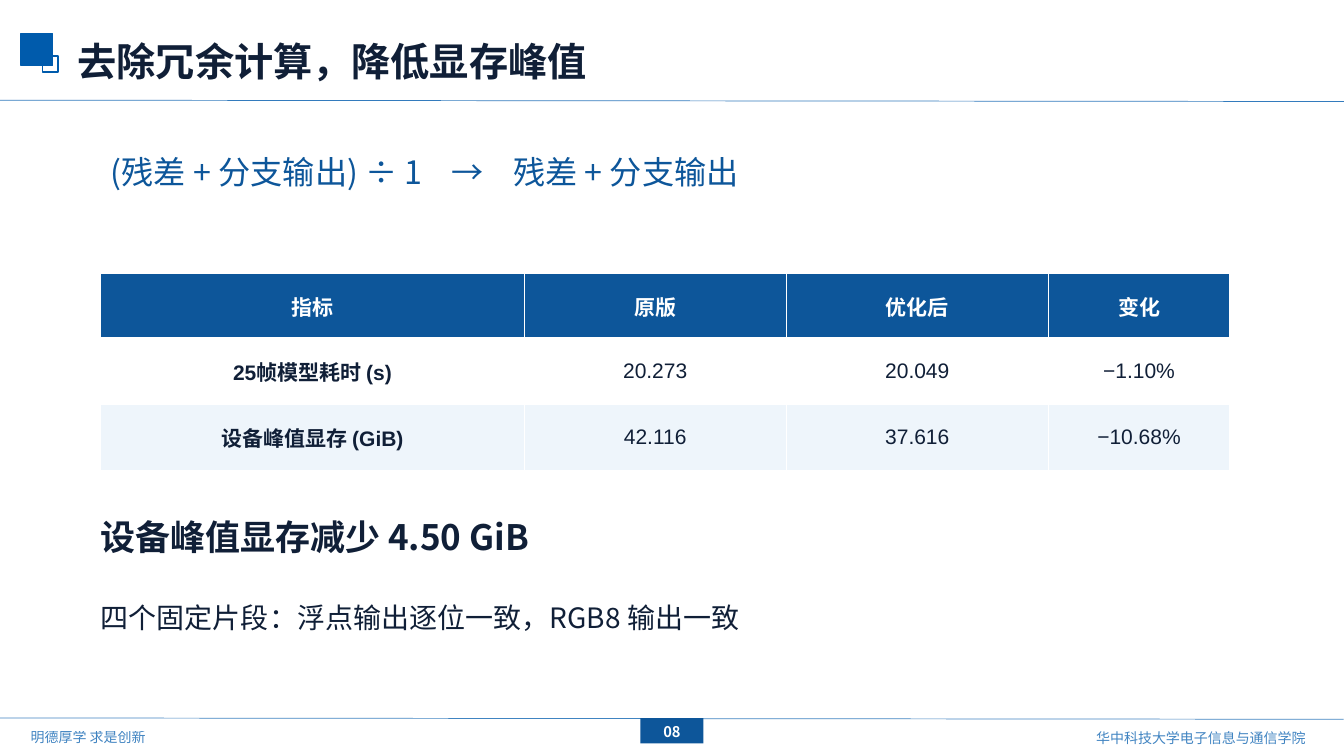
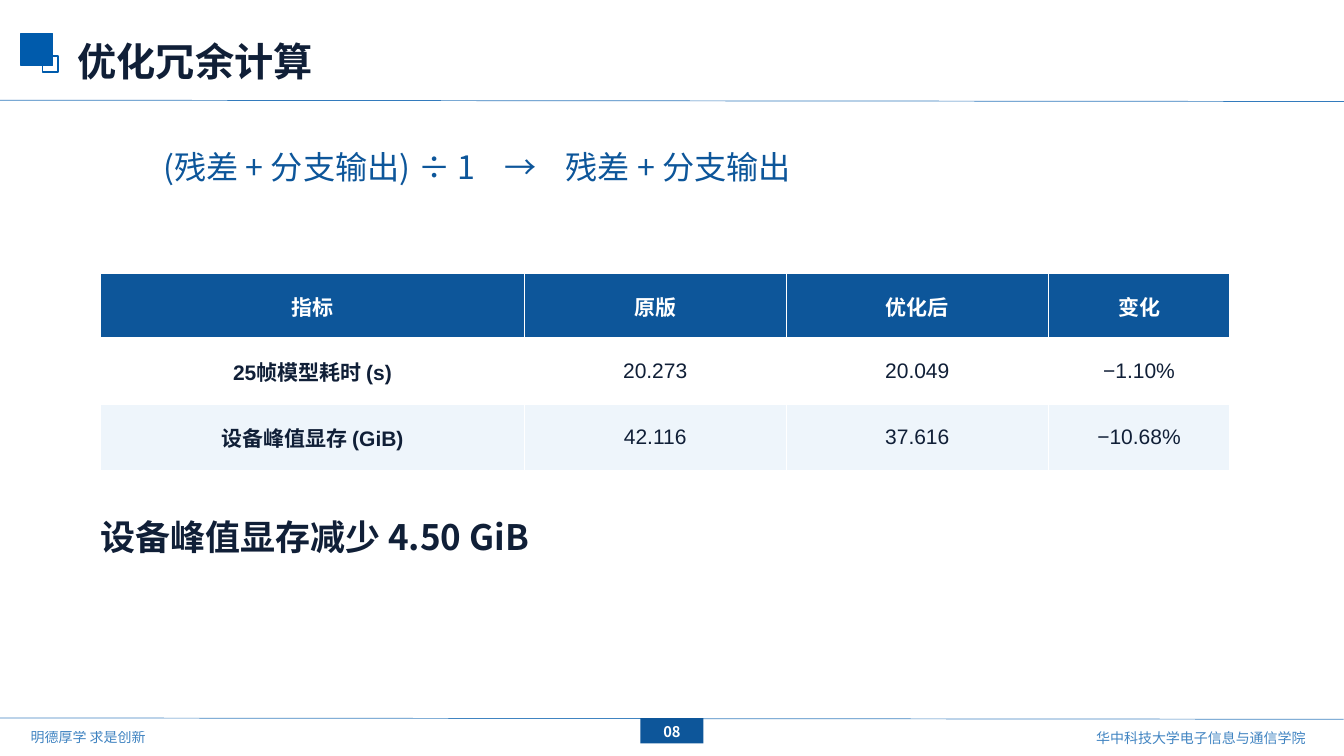
Before and after one commit to mengmcy1/OPPO-depth-guided-video-bokeh, a slide deck: slide 9 of 汇报/2026-10-16_基线更新与ATB分析/基线更新与ATB分析_1016.pptx. Drawn at 1344x756 pixels with LibreOffice and Linux fonts; fonts in the diff are those of the drawing; background and template pictures are left out. Boxes give left, top, right and bottom in pixels: in the first picture for what was removed or moved away, otherwise in the second. Text is boxed around its words. In the diff, an @@ line names an element or a change of style, - is before the commit and + after.

```diff
--- a/汇报/2026-10-16_基线更新与ATB分析/基线更新与ATB分析_1016.pptx
+++ b/汇报/2026-10-16_基线更新与ATB分析/基线更新与ATB分析_1016.pptx
@@ text at <box>78,42,313,80</box>: text changed @@
-去除冗余计算，降低显存峰值
+优化冗余计算
@@ text "(残差 + 分支输出) ÷ 1 ...": place and size @@
-text "(残差 + 分支输出) ÷ 1 ..." at <box>111,157,739,190</box>
+text "(残差 + 分支输出) ÷ 1 ..." at <box>163,152,791,185</box>
@@ text removed at <box>101,604,739,631</box> @@
-四个固定片段：浮点输出逐位一致，RGB8 输出一致
```
Also in this commit, not shown: 5 other slides changed, 1 slide added, 2 slides removed, 2 other files.
